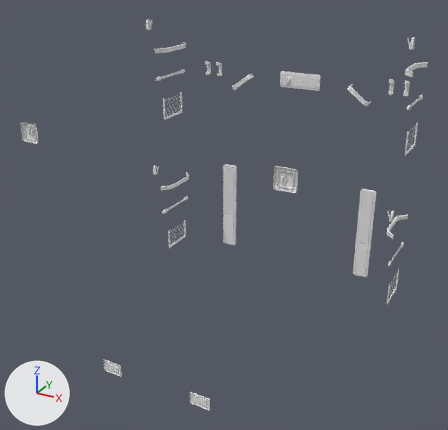
Two versions of the FBX model Assets/Fbx/Vagon_Stateroom/Vagon_Stateroom_Equipment_01.fbx, one commit apart.
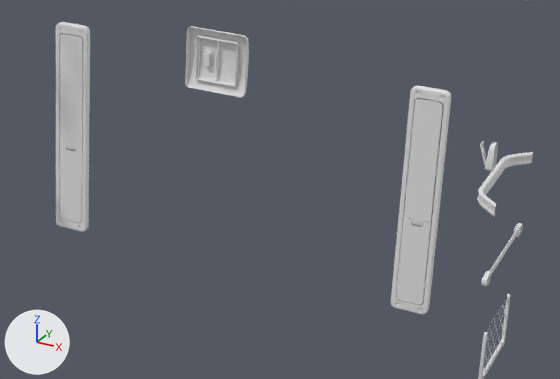
There are two pictures of each version: one whole from a camera (50 mm lens) standing at (5.26, -3.63, 4.19) and looking at (3.61, -0.63, 2.69), one close up on the part from 45% to 93% of the width and 36% to 70% of the height. Lighting does not change. The marker at lower left points along +X, +Y and +Z. Where no turn or scale is listed for an object, it has been applied to the vertices.

The first close-up shows 'Vagon_Stateroom_Equipment_01'.
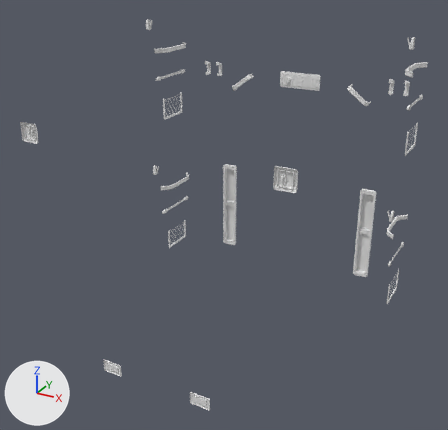
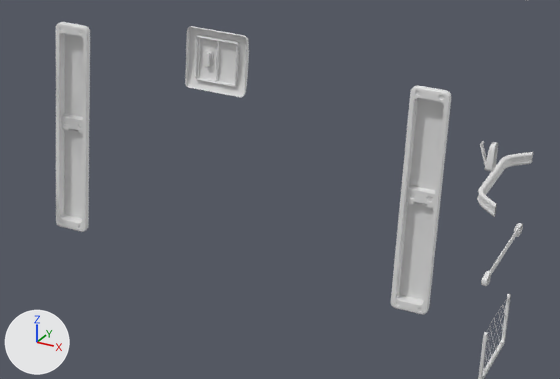
Boxes (x1, y1, x2, y2) around the edits, measured in the close-ups (560 x 379 px):
part 1 of me_vagon_stateroom_equipment_01, deleted
    before: (60, 142, 83, 223)
part 2 of me_vagon_stateroom_equipment_01, deleted
    before: (396, 217, 432, 305)
part 3 of me_vagon_stateroom_equipment_01, cut back
    before: (404, 88, 451, 226)
    after: (406, 88, 451, 208)
part 4 of me_vagon_stateroom_equipment_01, cut back
    before: (60, 33, 83, 151)
    after: (62, 113, 83, 133)

Patch to the scene script:
```diff
--- a/Assets/Fbx/Vagon_Stateroom/Vagon_Stateroom_Equipment_01.fbx.py
+++ b/Assets/Fbx/Vagon_Stateroom/Vagon_Stateroom_Equipment_01.fbx.py
@@ me_vagon_stateroom_equipment_01 @@
 # used by ob_vagon_stateroom_equipment_01; location = (2.794, 0.379, 1.384)
-me_vagon_stateroom_equipment_01.from_pydata(...)  # 5451 vertices, 5256 faces; spans x 0.0..1.71, y -1.86..0.02, z 0.56..2.35
+me_vagon_stateroom_equipment_01.from_pydata(...)  # 4875 vertices, 4628 faces; spans x 0.0..1.71, y -1.86..0.02, z 0.56..2.35
+# me_vagon_stateroom_equipment_01 part 1: the loose piece of 96 vertices spanning x 0.27..0.35, y -0.01..0.02, z 0.59..0.85 is deleted
+# me_vagon_stateroom_equipment_01 part 2: the loose piece of 96 vertices spanning x 1.36..1.44, y -0.01..0.02, z 0.59..0.85 is deleted
+# me_vagon_stateroom_equipment_01 part 3: 30 vertices moved from x 1.36..1.45, y -0.01..0.01, z 0.92..1.23 to x 1.36..1.45, y -0.01..0.01, z 0.9..1.23; 257 vertices removed from x 1.36..1.44, y -0.01..0.02, z 0.83..1.22; 65 vertices added at x 1.36..1.44, y -0.01..0.02, z 0.88..1.22
+# me_vagon_stateroom_equipment_01 part 4: 8 vertices moved from x 0.29..0.33, y 0.0..0.01, z 0.92..0.94 to x 0.28..0.33, y 0.0..0.01, z 0.9..0.92; 256 vertices removed from x 0.27..0.35, y -0.01..0.02, z 0.83..1.2; 64 vertices added at x 0.27..0.35, y 0.0..0.02, z 0.88..0.93
```
